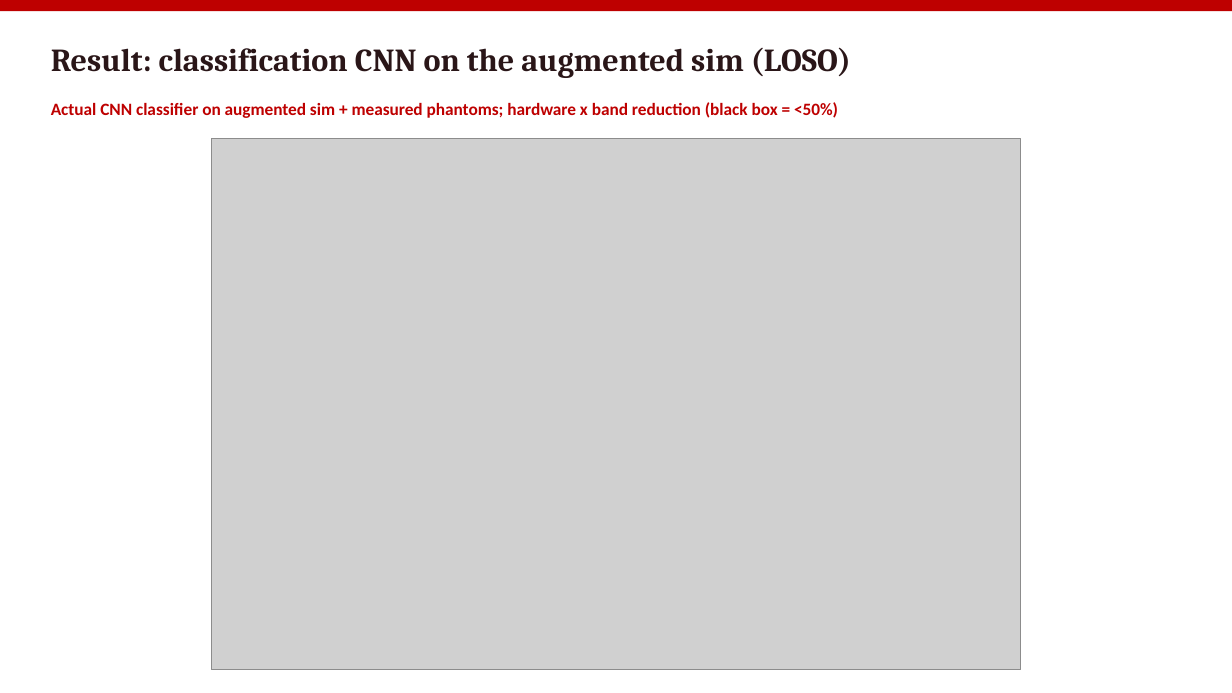
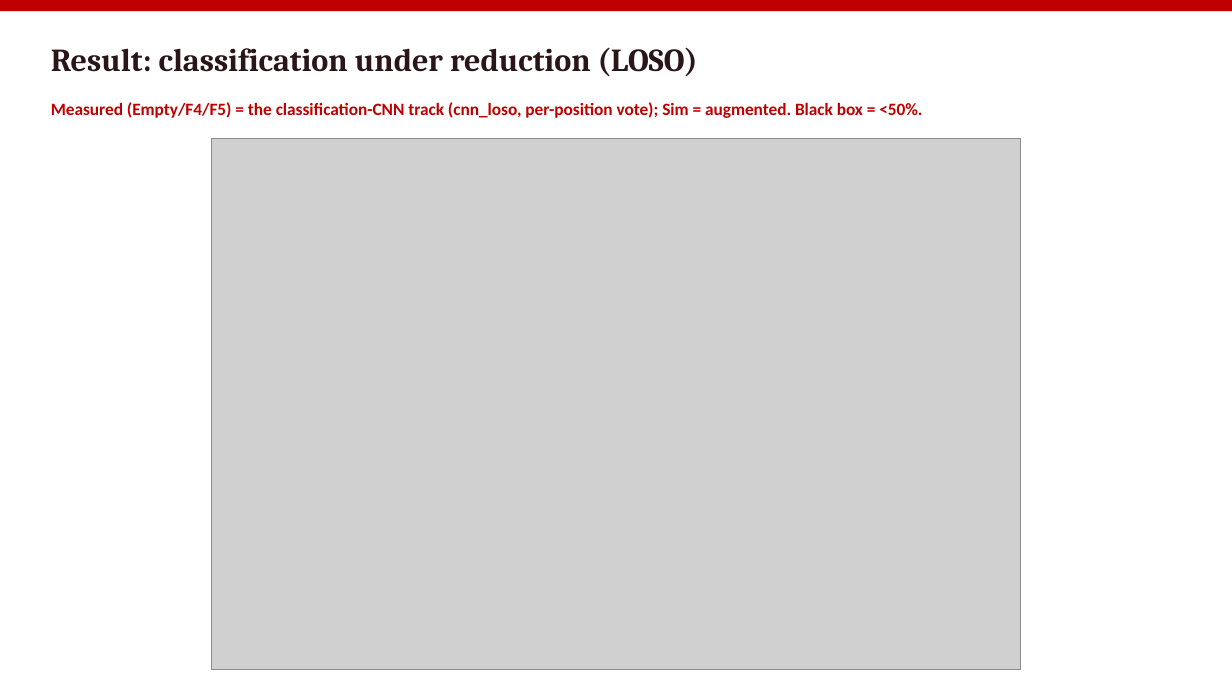
Before and after one commit to pmart1534/microwave-phantom-localization-cnn-mlp, a slide deck: slide 7 of regression_deck/Deck5_Sim_Augmentation.pptx. Drawn at 1232x693 pixels with LibreOffice and Linux fonts; fonts in the diff are those of the drawing; grey boxes stand for pictures. Boxes give left, top, right and bottom in pixels: in the first picture for what was removed or moved away, otherwise in the second. Text is boxed around its words. In the diff, an @@ line names an element or a change of style, - is before the commit and + after.

```diff
--- a/regression_deck/Deck5_Sim_Augmentation.pptx
+++ b/regression_deck/Deck5_Sim_Augmentation.pptx
@@ text at (51,47,698,76): text changed @@
-Result: classification CNN on the augmented sim (LOSO)
+Result: classification under reduction (LOSO)
@@ text at (51,102,922,118): text changed @@
-Actual CNN classifier on augmented sim + measured phantoms; hardware x band reduction (black box = <50%)
+Measured (Empty/F4/F5) = the classification-CNN track (cnn_loso, per-position vote); Sim = augmented. Black box = <50%.
```
